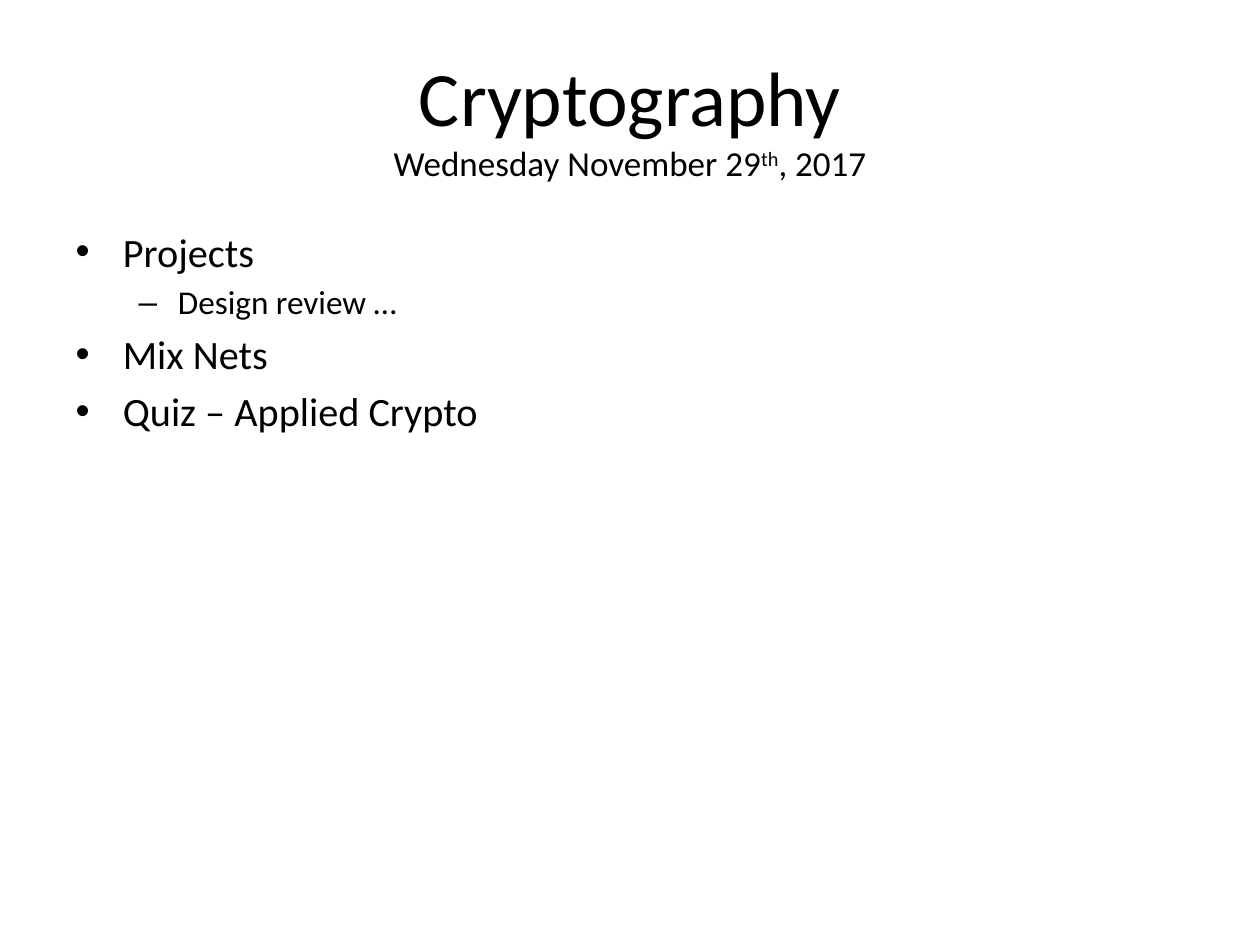
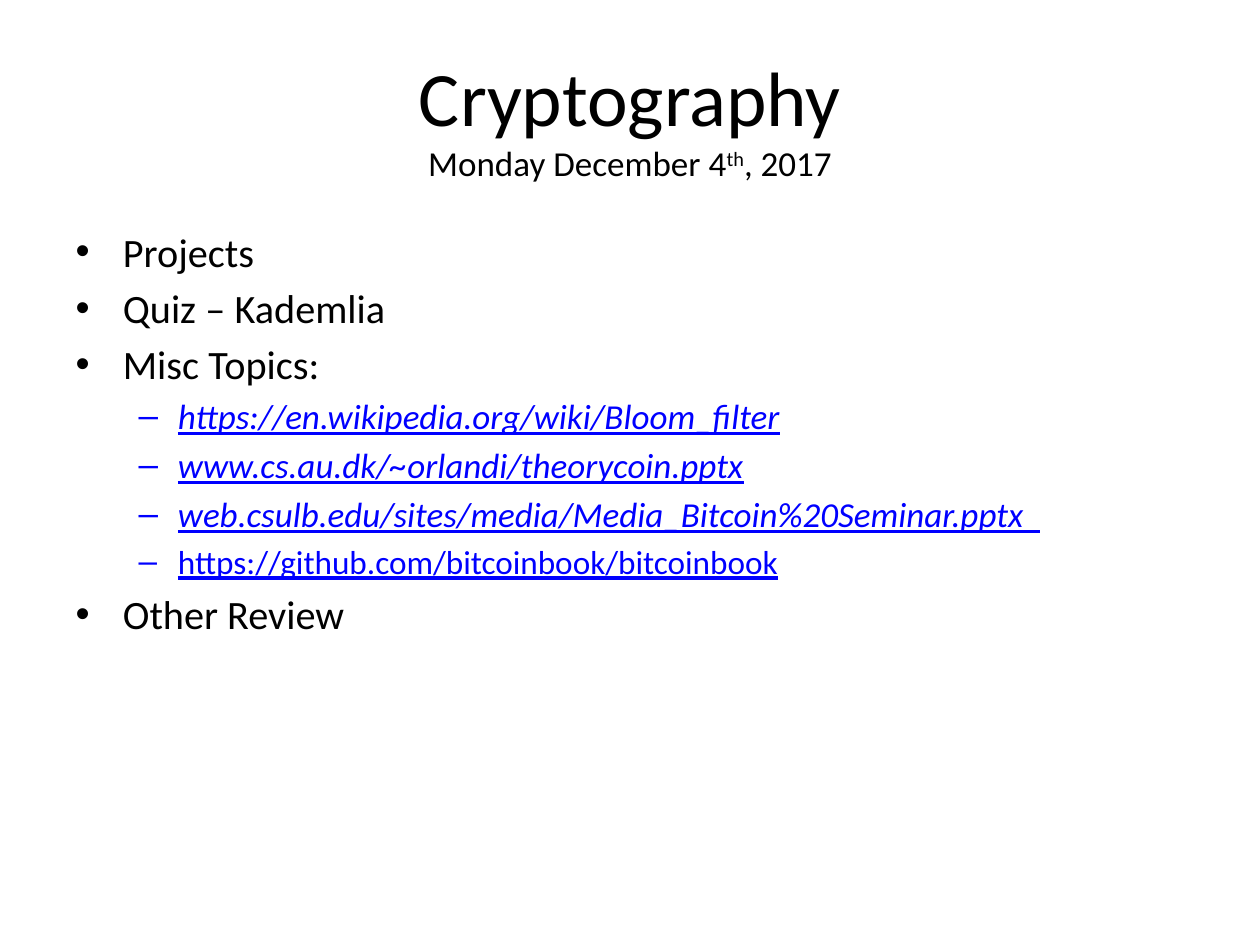
Before and after one commit to CryptoUSF/Course-Material, a slide deck: slide 2 of class presentations/CS-486 20171129 r00.pptx. Drawn at 1260x945 pixels with LibreOffice and Linux fonts; fonts in the diff are those of the drawing; background and template pictures are left out. Boxes give left, top, right and bottom in pixels: in the first picture for what was removed or moved away, otherwise in the second. Text is boxed around its words. In the diff, an @@ line names an element or a change of style, - is before the commit and + after.

```diff
--- a/class presentations/CS-486 20171129 r00.pptx
+++ b/class presentations/CS-486 20171129 r00.pptx
@@ title at bbox=[419, 72, 840, 182]: text changed @@
-Cryptography
-Wednesday November 29th, 2017
+Cryptography
+Monday December 4th, 2017
@@ text at bbox=[123, 295, 1023, 630]: text changed; size 23 to 20 pt; text colour #000000 to #0000FF; italic on @@
-  – Design review …
-• Mix Nets
-• Quiz – Applied Crypto
+• Quiz – Kademlia
+• Misc Topics:
+  – https://en.wikipedia.org/wiki/Bloom_filter
+  – www.cs.au.dk/~orlandi/theorycoin.pptx
+  – web.csulb.edu/sites/media/Media_Bitcoin%20Seminar.pptx
+  – https://github.com/bitcoinbook/bitcoinbook
+• Other Review
```
Also in this commit, not shown: 1 other slide changed.
